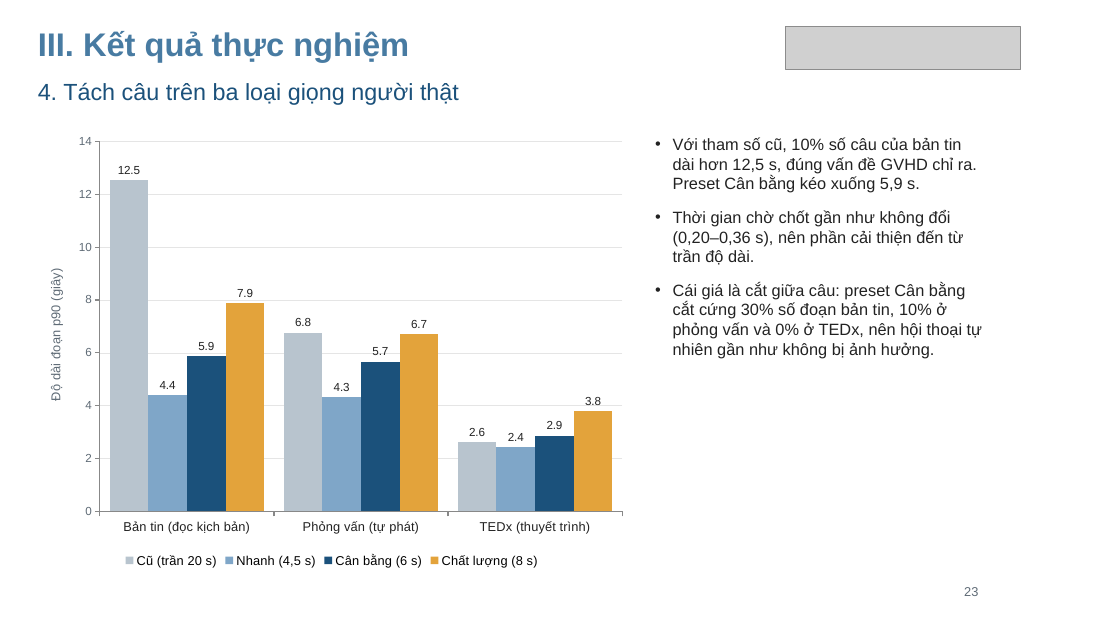
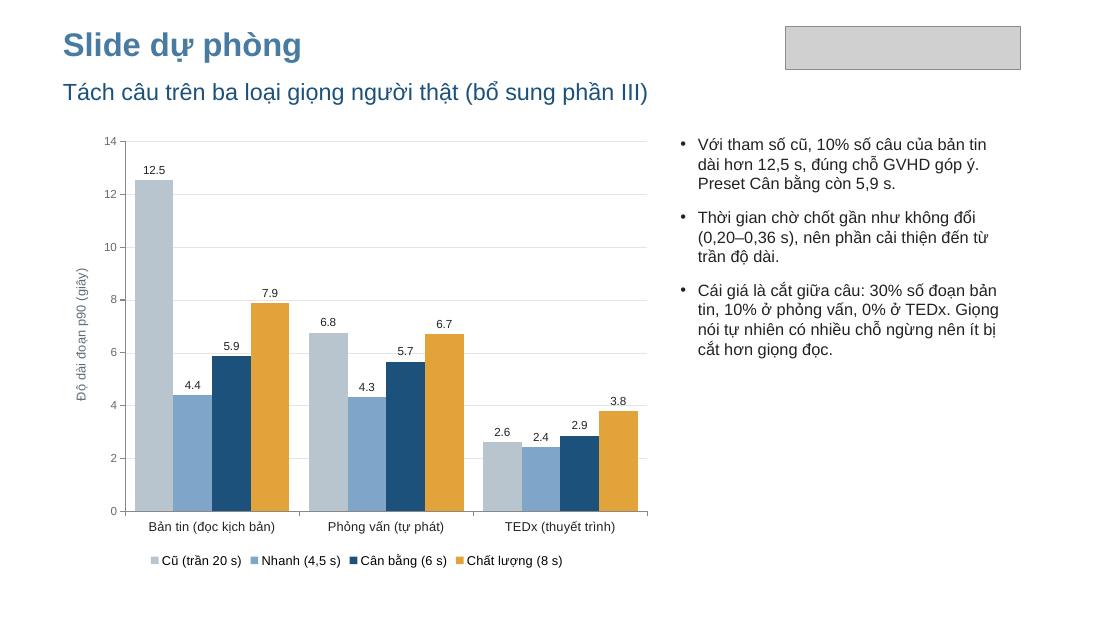
Before and after one commit to RokeyHung/local-live-voice-translator, a slide deck: slide 44 of docs/slides/24410300_NgoManhHung_SlideBaoVe.pptx (slide 23 before the commit). Drawn at 1120x630 pixels with LibreOffice and Linux fonts; fonts in the diff are those of the drawing; grey boxes stand for pictures; background and template pictures are left out. Boxes give left, top, right and bottom in pixels: in the first picture for what was removed or moved away, otherwise in the second. Text is boxed around its words. In the diff, an @@ line names an element or a change of style, - is before the commit and + after.

```diff
--- a/docs/slides/24410300_NgoManhHung_SlideBaoVe.pptx
+++ b/docs/slides/24410300_NgoManhHung_SlideBaoVe.pptx
@@ text at [63,32,303,62]: text changed @@
-III. Kết quả thực nghiệm
+Slide dự phòng
@@ text at [63,82,648,105]: text changed @@
-4. Tách câu trên ba loại giọng người thật
+Tách câu trên ba loại giọng người thật (bổ sung phần III)
@@ column chart: place and size @@
-column chart at [29,126,634,571]
+column chart at [55,126,660,571]
@@ text "Với tham số cũ, 10% ...": place and size @@
-text "Với tham số cũ, 10% ..." at [673,137,982,358]
+text "Với tham số cũ, 10% ..." at [698,137,999,358]
@@ text at [698,137,986,193]: text changed @@
-• Với tham số cũ, 10% số câu của bản tin dài hơn 12,5 s, đúng vấn đề GVHD chỉ ra. Preset Cân bằng kéo xuống 5,9 s.
+• Với tham số cũ, 10% số câu của bản tin dài hơn 12,5 s, đúng chỗ GVHD góp ý. Preset Cân bằng còn 5,9 s.
@@ text at [698,283,999,358]: text changed @@
-• Cái giá là cắt giữa câu: preset Cân bằng cắt cứng 30% số đoạn bản tin, 10% ở phỏng vấn và 0% ở TEDx, nên hội thoại tự nhiên gần như không bị ảnh hưởng.
+• Cái giá là cắt giữa câu: 30% số đoạn bản tin, 10% ở phỏng vấn, 0% ở TEDx. Giọng nói tự nhiên có nhiều chỗ ngừng nên ít bị cắt hơn giọng đọc.
@@ text removed at [964,587,978,596] @@
-23
```
Also in this commit, not shown: 30 other slides changed, 14 slides added, 45 other files.
